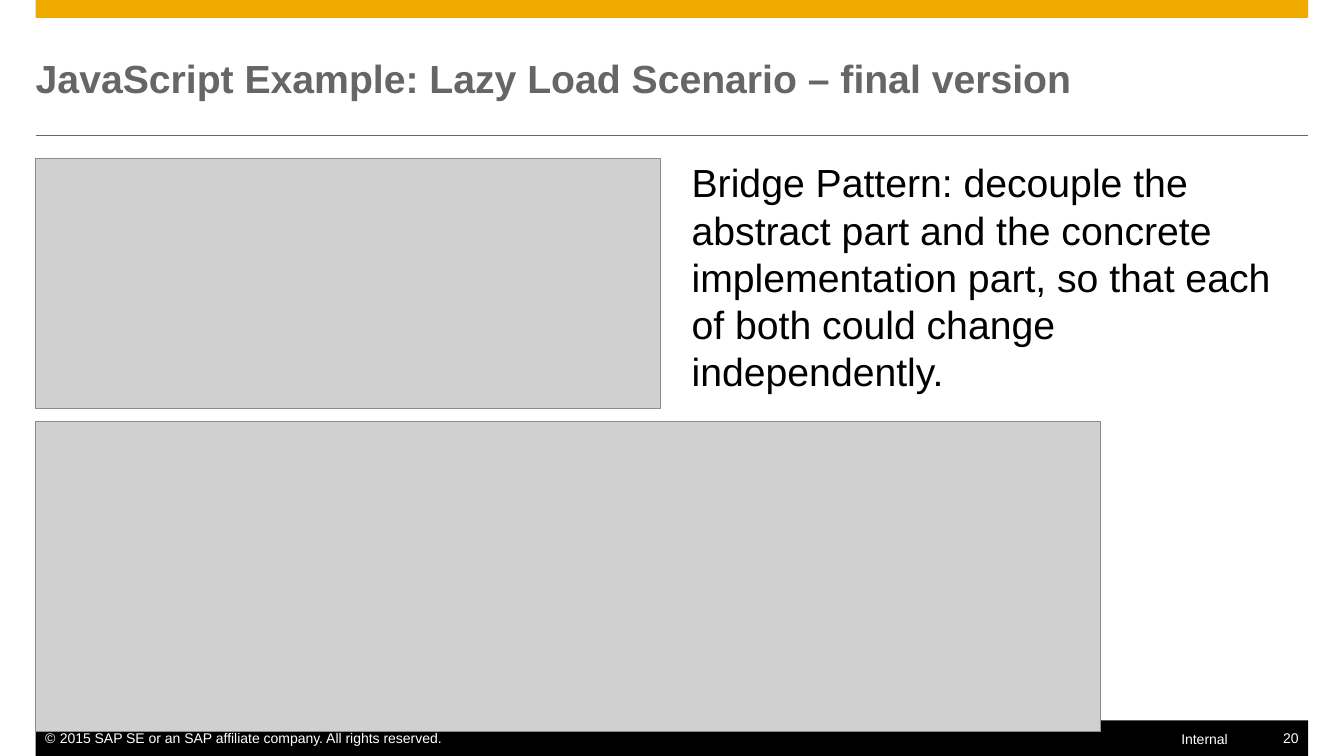
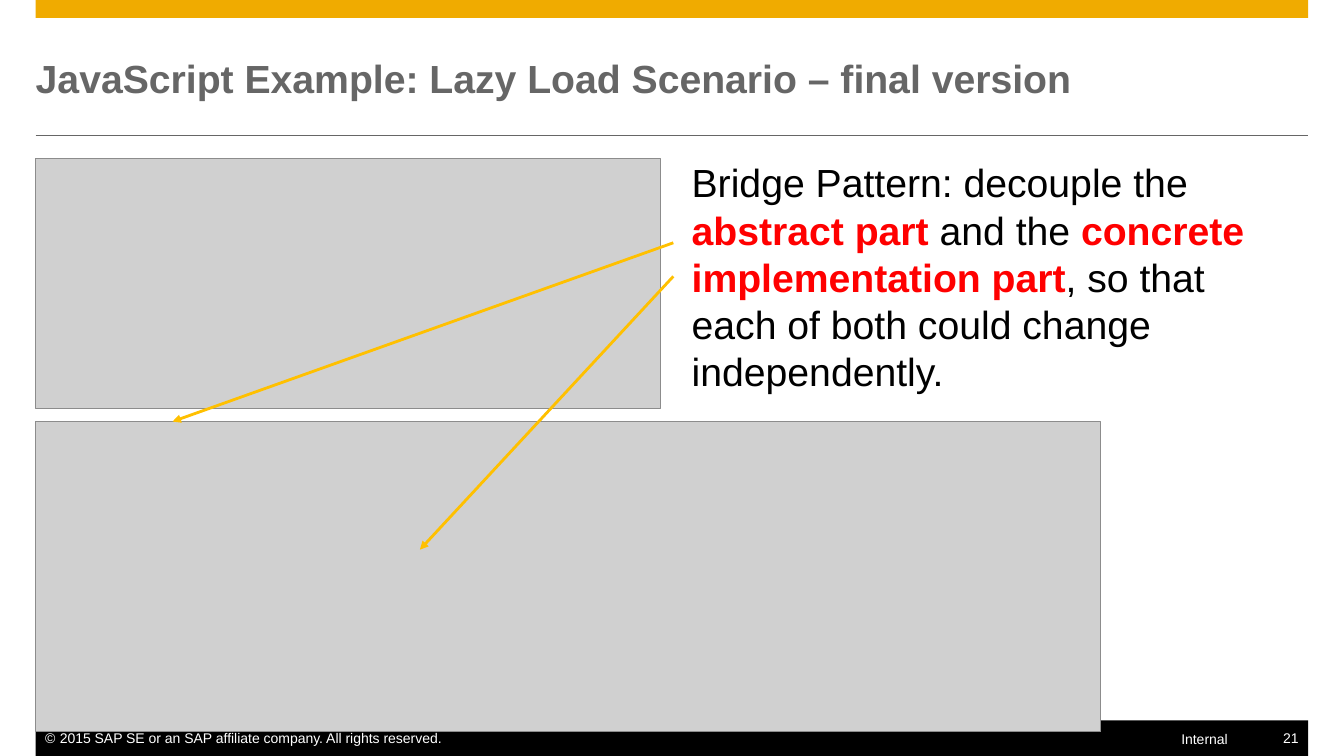
Before and after one commit to mxpang/jerryslide, a slide deck: slide 21 of training/ProgrammingLanguage/001_closure.pptx (slide 20 before the commit). Drawn at 1344x756 pixels with LibreOffice and Linux fonts; fonts in the diff are those of the drawing; grey boxes stand for pictures. Boxes give left, top, right and bottom in pixels: in the first picture for what was removed or moved away, otherwise in the second. Text is boxed around its words. In the diff, an @@ line names an element or a change of style, - is before the commit and + after.

```diff
--- a/training/ProgrammingLanguage/001_closure.pptx
+++ b/training/ProgrammingLanguage/001_closure.pptx
@@ text "Bridge Pattern: decouple the abstract ..." at (692,168,1244,394): text colour #000000 to #FF0000, bold on in "abstract part concrete implementation part," @@
@@ arrow added from (673, 243) to (172, 421), #FFC000 2 pt @@
@@ arrow added from (673, 276) to (420, 549), #FFC000 2 pt @@
@@ page number at (1283,733,1299,743): text changed @@
-20
+21
```
Also in this commit, not shown: 8 other slides changed, 1 slide added, 2 other files.
